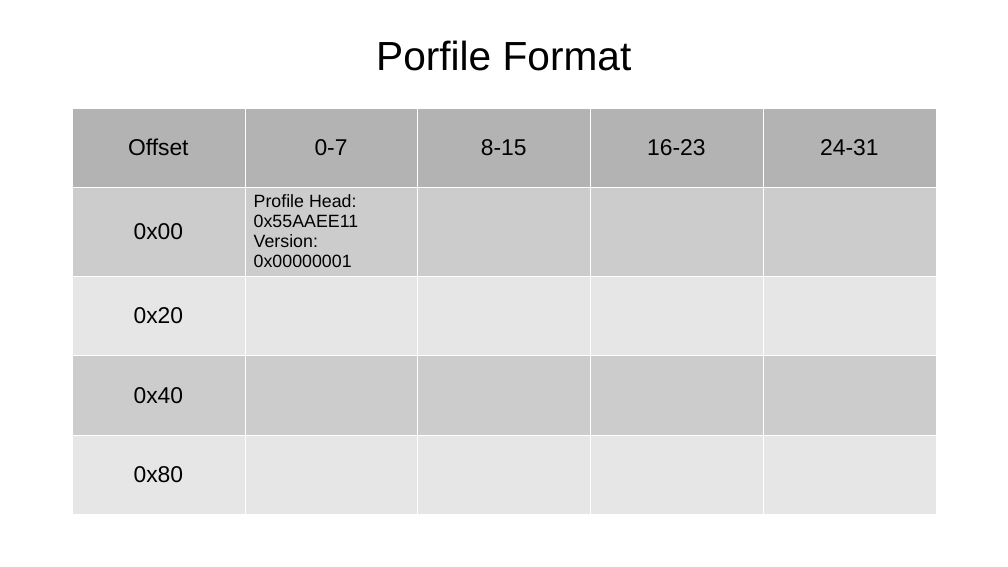
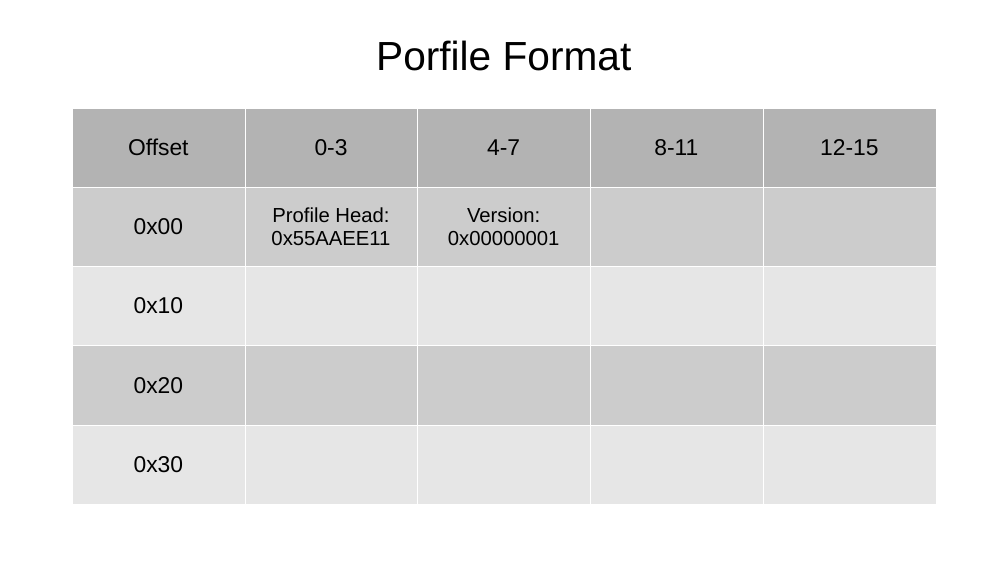
Before and after one commit to tomjpsun/obsidianVaults, a slide deck: slide 5 of DM9051A OTP 燒錄專案/8051A OTP GUI.odp. Drawn at 1008x567 pixels with LibreOffice and Linux fonts; fonts in the diff are those of the drawing. Boxes give left, top, right and bottom in pixels: in the first picture for what was removed or moved away, otherwise in the second. Text is boxed around its words. In the diff, an @@ line names an element or a change of style, - is before the commit and + after.

Commit message:
vault backup: 2023-12-15 09:18:04
Affected files:
DM9051A OTP 燒錄專案/.~lock.8051A OTP GUI.odp#
DM9051A OTP 燒錄專案/8051A OTP GUI.odp

```diff
--- a/DM9051A OTP 燒錄專案/8051A OTP GUI.odp
+++ b/DM9051A OTP 燒錄專案/8051A OTP GUI.odp
@@ table at <box>72,108,937,504</box> @@
-row 1: Offset | 0-7 | 8-15 | 16-23 | 24-31
-row 2: 0x00 | Profile Head: / 0x55AAEE11 / Version: / 0x00000001 |  |  | 
+row 1: Offset | 0-3 | 4-7 | 8-11 | 12-15
+row 2: 0x00 | Profile Head: / 0x55AAEE11 | Version: / 0x00000001 |  | 
+row 3: 0x10 |  |  |  | 
-row 4: 0x40 |  |  |  | 
-row 5: 0x80 |  |  |  | 
+row 5: 0x30 |  |  |  | 
```
Also in this commit, not shown: 1 other file.
